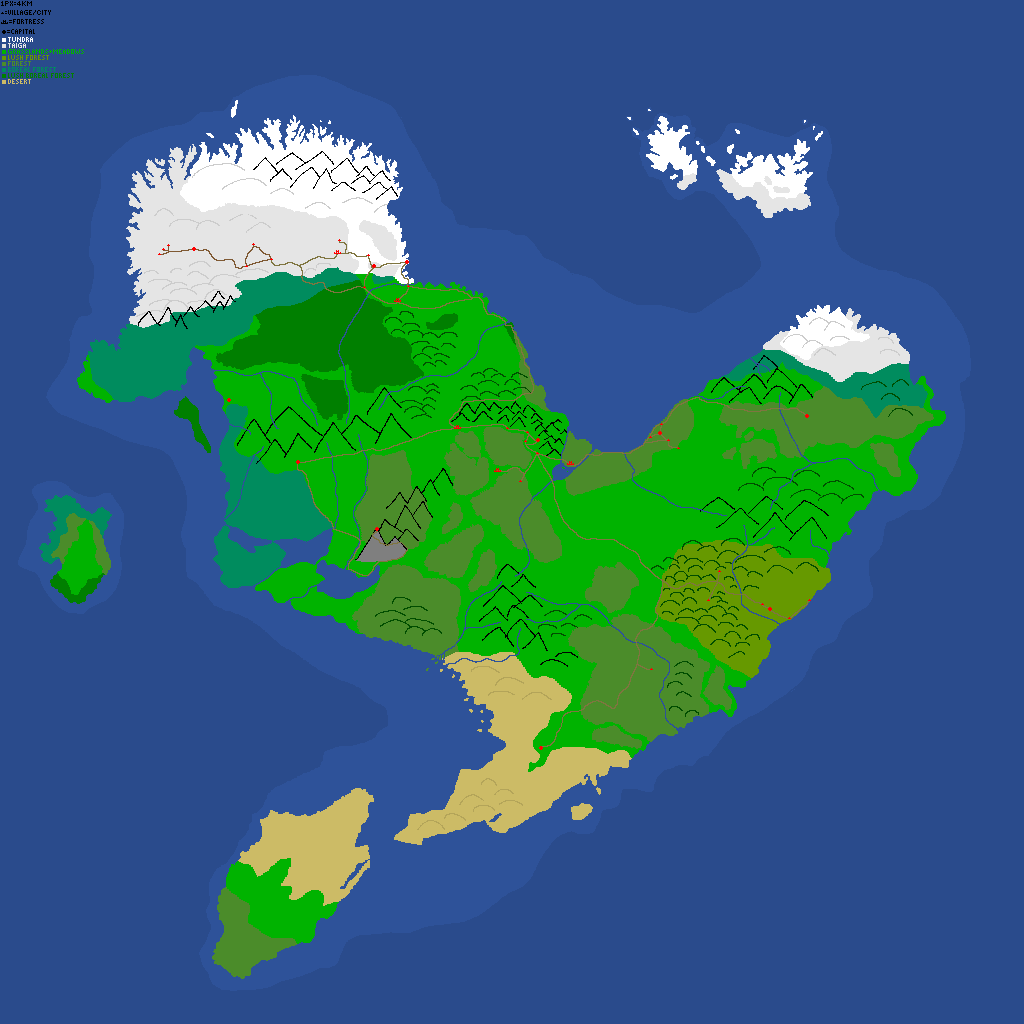
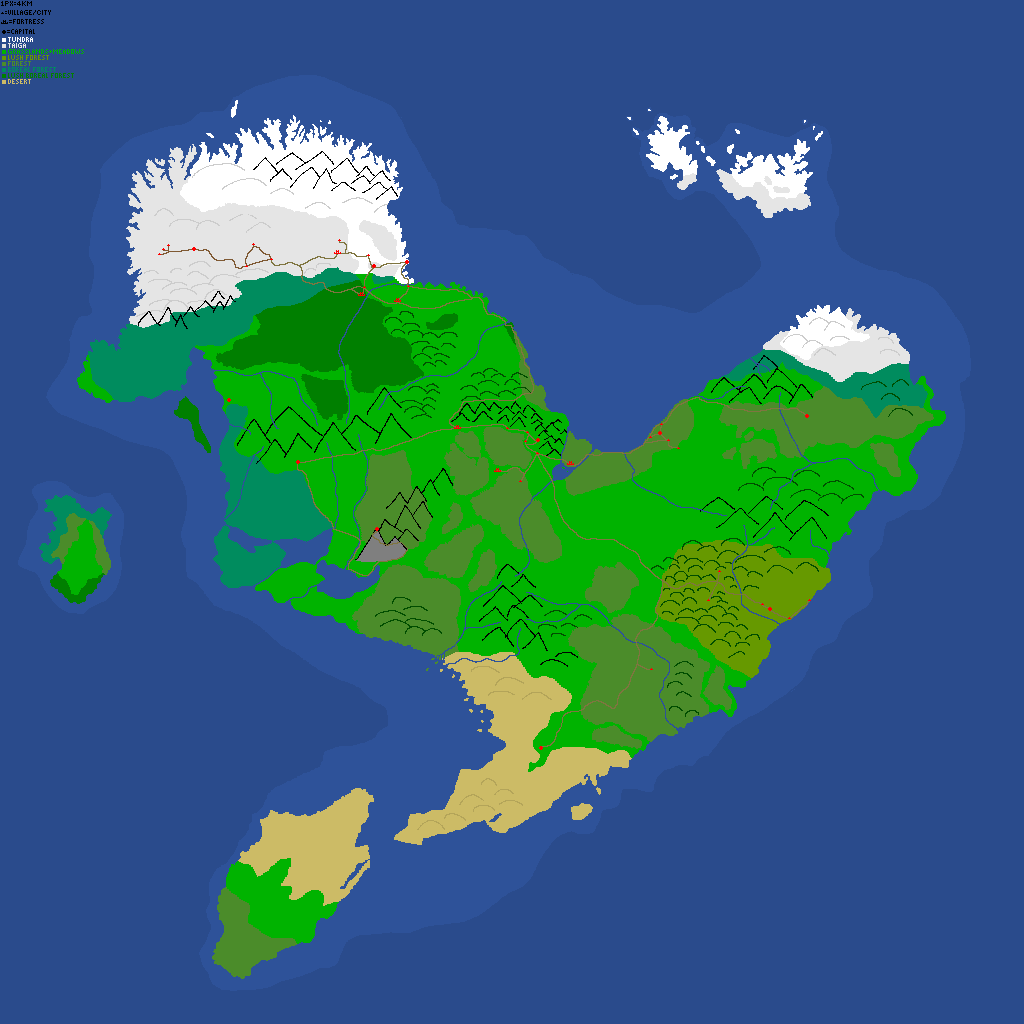
Comparing the layer stacks of the two 1024px x 1024px images. Changes:
painted on "roads" over [left=352, top=288, right=364, bottom=294]
painted on "Background" over [left=358, top=292, right=398, bottom=301]
